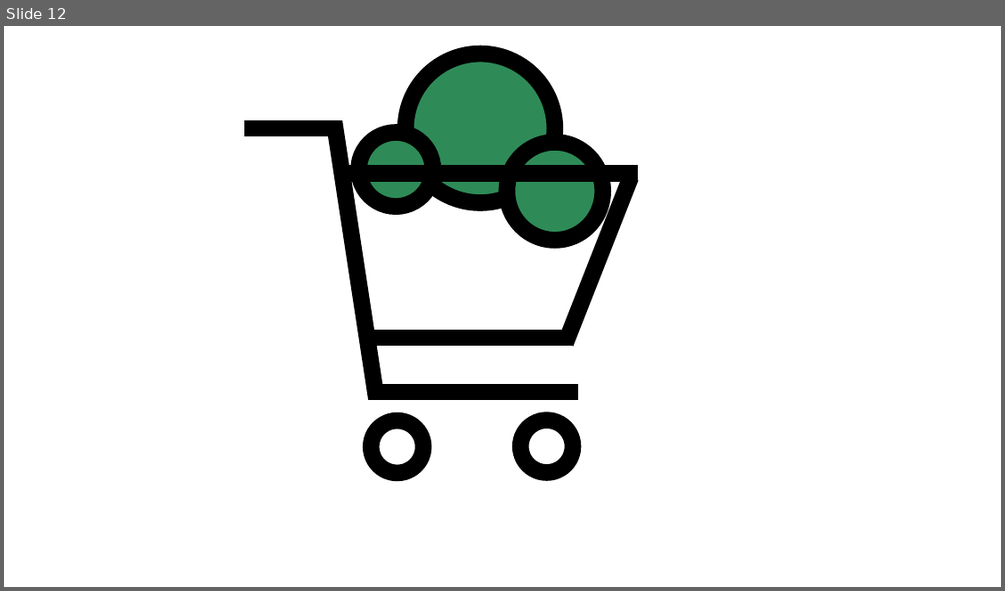
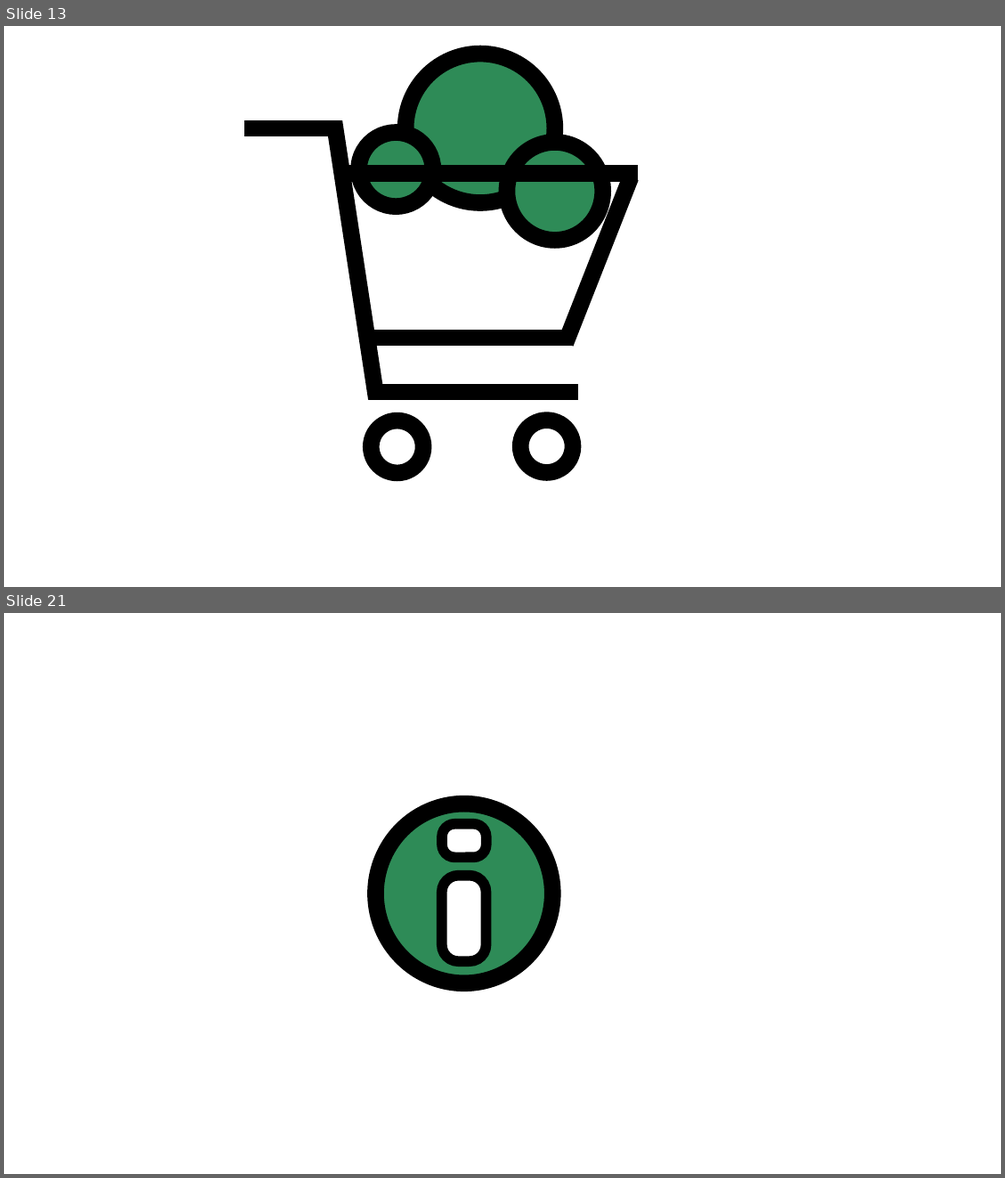
Before and after one commit to haimazu/G9-GoNature, a slide deck: LOGO/esteam_editable.pptx. Shown one above the other, each under a label of ours: slide 12 before the commit, slides 13 and 21 after it; the slides between them are not shown. The pictures are 1005x591 and 1005x1178 pixels, drawn with LibreOffice and Linux fonts; fonts in the diff are those of the drawing. Boxes give left, top, right and bottom in pixels: in the first picture for what was removed or moved away, otherwise in the second. Text is boxed around its words. In the diff, an @@ line names an element or a change of style, - is before the commit and + after.

```diff
--- a/LOGO/esteam_editable.pptx
+++ b/LOGO/esteam_editable.pptx
@@ slide 21 added at [4, 613, 1001, 1174], background #FFFFFF @@
@@ ellipse added at [376, 803, 553, 983], fill #2E8B57, outline #000000 16 pt @@
@@ rounded rectangle added at [442, 824, 486, 858], fill #FFFFFF, outline #000000 10 pt @@
@@ rounded rectangle added at [442, 876, 486, 962], fill #FFFFFF, outline #000000 10 pt @@
@@ what was slide 12 is now slide 13 @@
```
Also in this commit, not shown: 1 slide changed, 26 other slides added.
